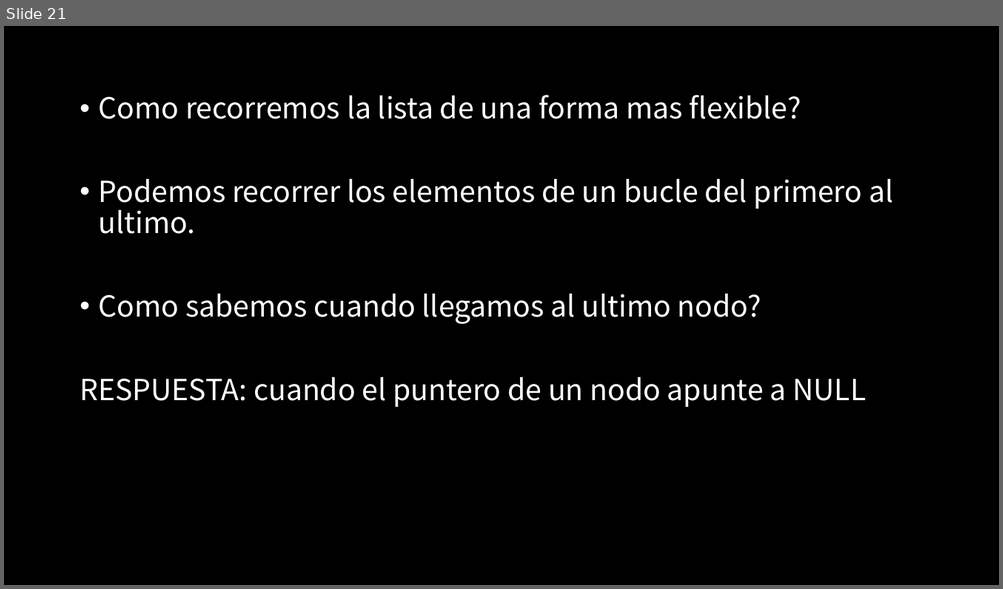
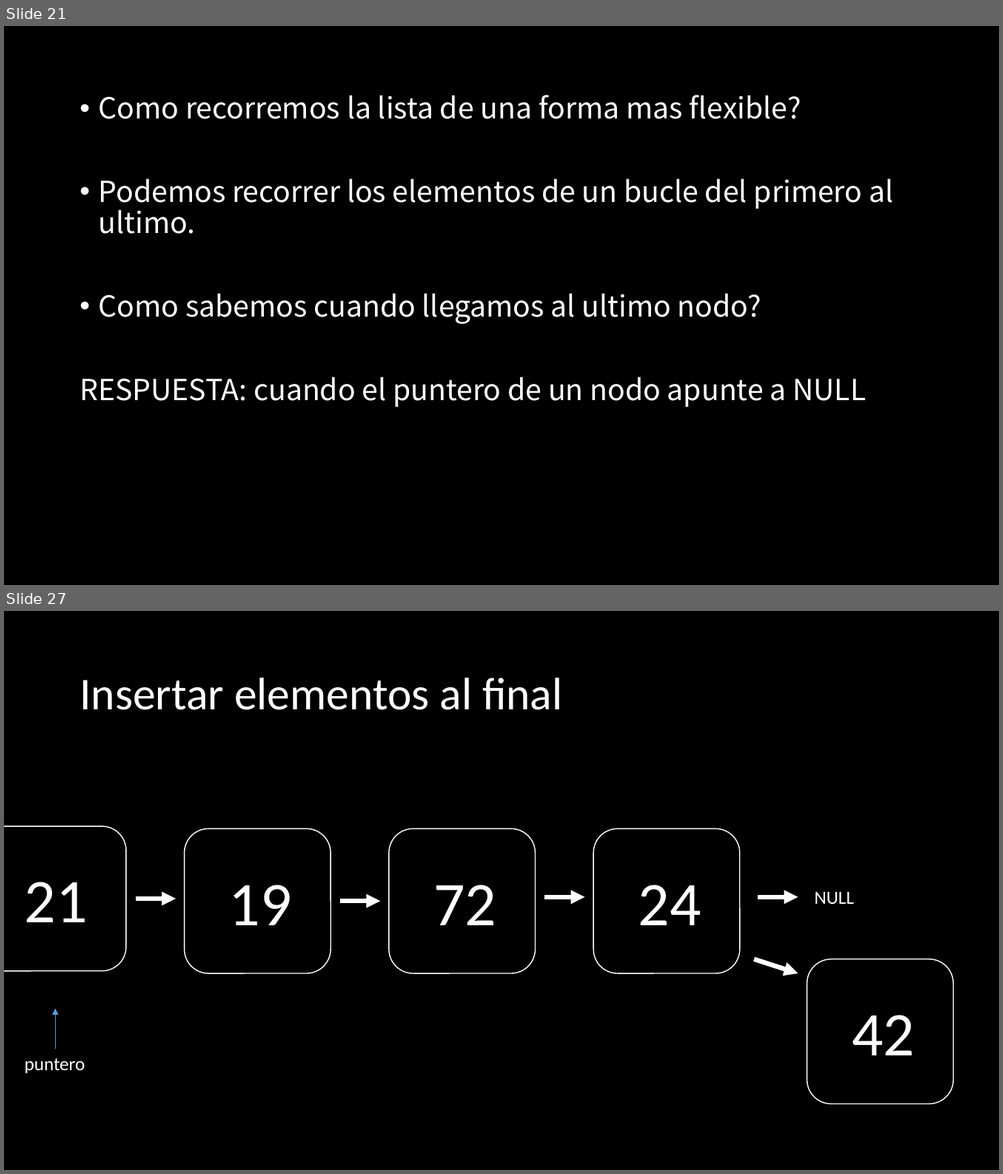
Before and after one commit to jcontrolresearch/DataStructure, a slide deck: Documents/Slides/Chapter_1-LinkedList/[1]Estructura de datos-Listas_enlazadas_intro.pptx. Shown one above the other, each under a label of ours: slide 21 before the commit, slides 21 and 27 after it; the slides between them are not shown. The pictures are 1003x589 and 1003x1174 pixels, drawn with LibreOffice and Linux fonts; fonts in the diff are those of the drawing. Boxes give left, top, right and bottom in pixels: in the first picture for what was removed or moved away, otherwise in the second. Text is boxed around its words. In the diff, an @@ line names an element or a change of style, - is before the commit and + after.

```diff
--- a/Documents/Slides/Chapter_1-LinkedList/[1]Estructura de datos-Listas_enlazadas_intro.pptx
+++ b/Documents/Slides/Chapter_1-LinkedList/[1]Estructura de datos-Listas_enlazadas_intro.pptx
@@ slide 27 added at [4, 611, 999, 1170], background #000000 @@
@@ title added at [79, 678, 563, 710], 44 pt, text #FFFFFF @@
+Insertar elementos al final
@@ rounded rectangle added at [4, 826, 126, 971], outline #FFFFFF 1 pt @@
@@ rounded rectangle added at [185, 829, 331, 974], outline #FFFFFF 1 pt @@
@@ rounded rectangle added at [389, 829, 535, 974], outline #FFFFFF 1 pt @@
@@ rounded rectangle added at [594, 829, 740, 974], outline #FFFFFF 1 pt @@
@@ text added at [25, 882, 88, 923], 60 pt, text #FFFFFF @@
+21
@@ arrow added from (135, 899) to (176, 899), #FFFFFF 4.5 pt @@
@@ text added at [229, 885, 292, 925], 60 pt, text #FFFFFF @@
+19
@@ text added at [433, 885, 496, 925], 60 pt, text #FFFFFF @@
+72
@@ arrow added from (545, 897) to (584, 897), #FFFFFF 4.5 pt @@
@@ text added at [638, 885, 701, 925], 60 pt, text #FFFFFF @@
+24
@@ arrow added from (757, 897) to (798, 897), #FFFFFF 4.5 pt @@
@@ text added at [814, 891, 854, 904], 18 pt, text #FFFFFF @@
+NULL
@@ arrow added from (341, 901) to (380, 901), #FFFFFF 4.5 pt @@
@@ arrow added from (754, 960) to (798, 974), #FFFFFF 4.5 pt @@
@@ rounded rectangle added at [807, 960, 953, 1104], outline #FFFFFF 1 pt @@
@@ arrow added from (56, 1049) to (56, 1008), #5B9BD5 0.5 pt @@
@@ text added at [851, 1015, 914, 1056], 60 pt, text #FFFFFF @@
+42
@@ text added at [25, 1059, 85, 1073], 18 pt, text #FFFFFF @@
+puntero
```
Also in this commit, not shown: 15 other slides added, 5 other files.
